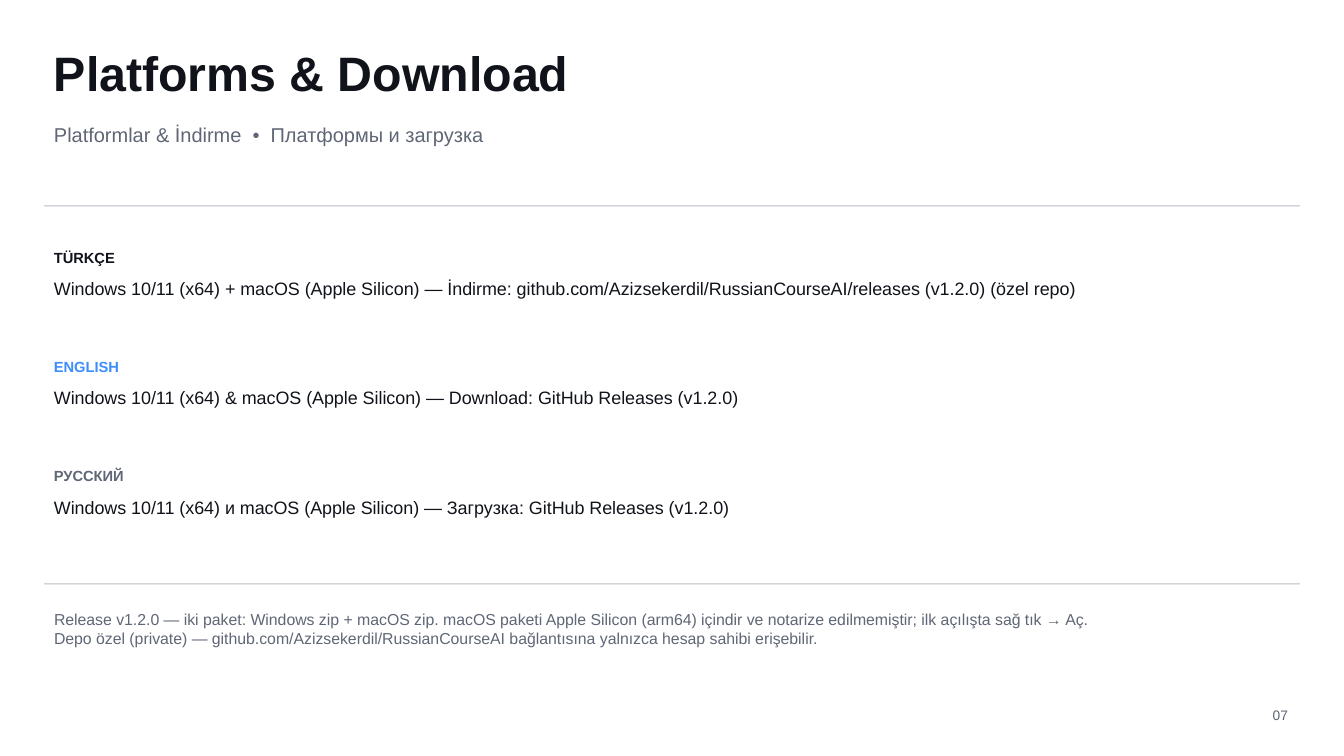
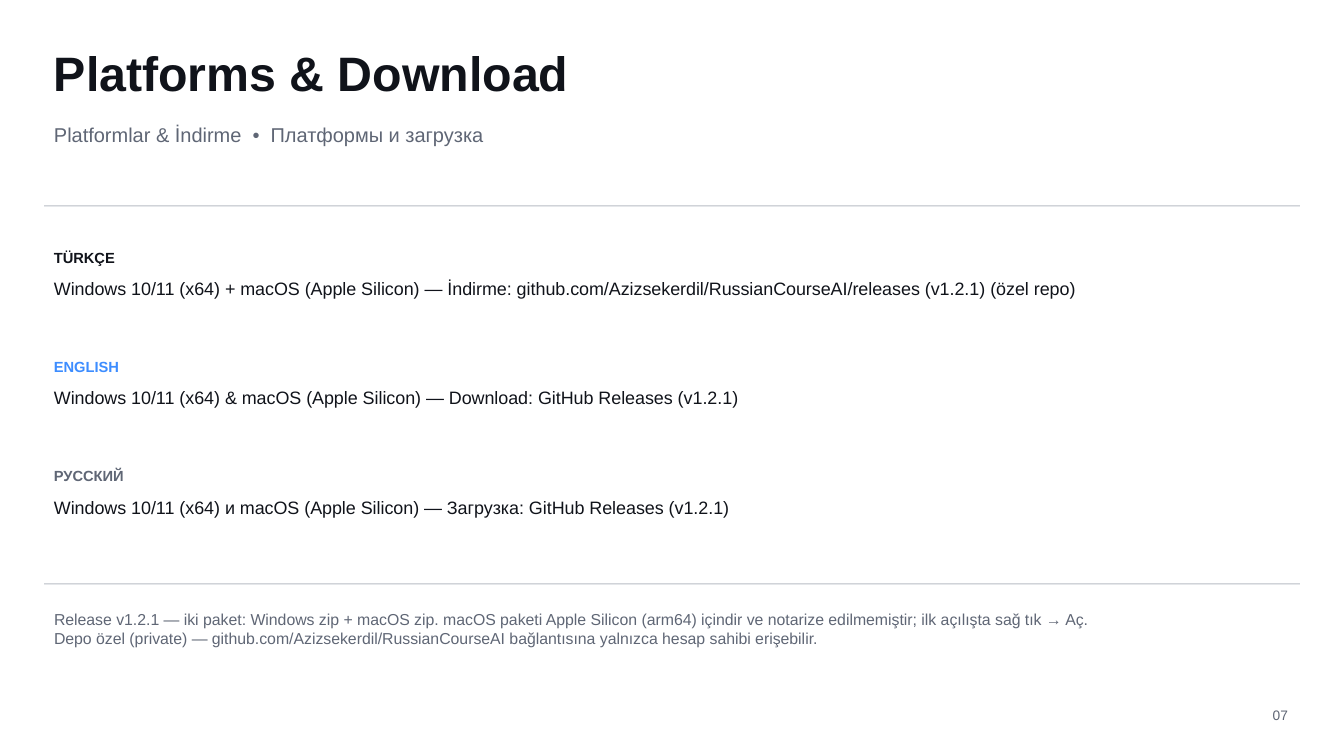
Before and after one commit to Azizsekerdil/RussianCourseAI, a slide deck: slide 7 of docs/presentation/Russian-Course-AI-Trilingual.pptx. Drawn at 1344x756 pixels with LibreOffice and Linux fonts; fonts in the diff are those of the drawing. Boxes give left, top, right and bottom in pixels: in the first picture for what was removed or moved away, otherwise in the second. Text is boxed around its words. In the diff, an @@ line names an element or a change of style, - is before the commit and + after.

```diff
--- a/docs/presentation/Russian-Course-AI-Trilingual.pptx
+++ b/docs/presentation/Russian-Course-AI-Trilingual.pptx
@@ text at [54, 282, 1076, 299]: text changed @@
-Windows 10/11 (x64) + macOS (Apple Silicon) — İndirme: github.com/Azizsekerdil/RussianCourseAI/releases (v1.2.0) (özel repo)
+Windows 10/11 (x64) + macOS (Apple Silicon) — İndirme: github.com/Azizsekerdil/RussianCourseAI/releases (v1.2.1) (özel repo)
@@ text at [54, 391, 738, 408]: text changed @@
-Windows 10/11 (x64) & macOS (Apple Silicon) — Download: GitHub Releases (v1.2.0)
+Windows 10/11 (x64) & macOS (Apple Silicon) — Download: GitHub Releases (v1.2.1)
@@ text at [54, 501, 729, 518]: text changed @@
-Windows 10/11 (x64) и macOS (Apple Silicon) — Загрузка: GitHub Releases (v1.2.0)
+Windows 10/11 (x64) и macOS (Apple Silicon) — Загрузка: GitHub Releases (v1.2.1)
@@ text at [54, 613, 1088, 629]: text changed @@
-Release v1.2.0 — iki paket: Windows zip + macOS zip. macOS paketi Apple Silicon (arm64) içindir ve notarize edilmemiştir; ilk açılışta sağ tık → Aç.
+Release v1.2.1 — iki paket: Windows zip + macOS zip. macOS paketi Apple Silicon (arm64) içindir ve notarize edilmemiştir; ilk açılışta sağ tık → Aç.
```
Also in this commit, not shown: 2 other files.
